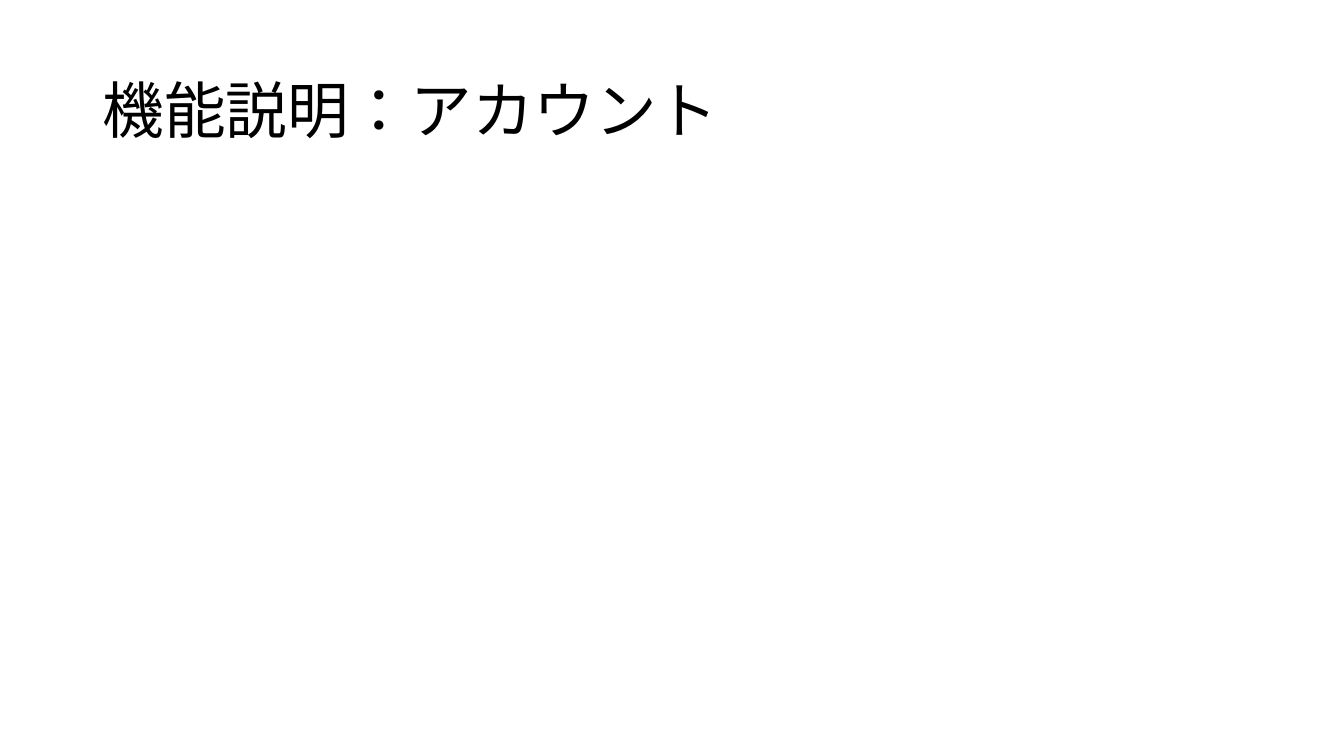
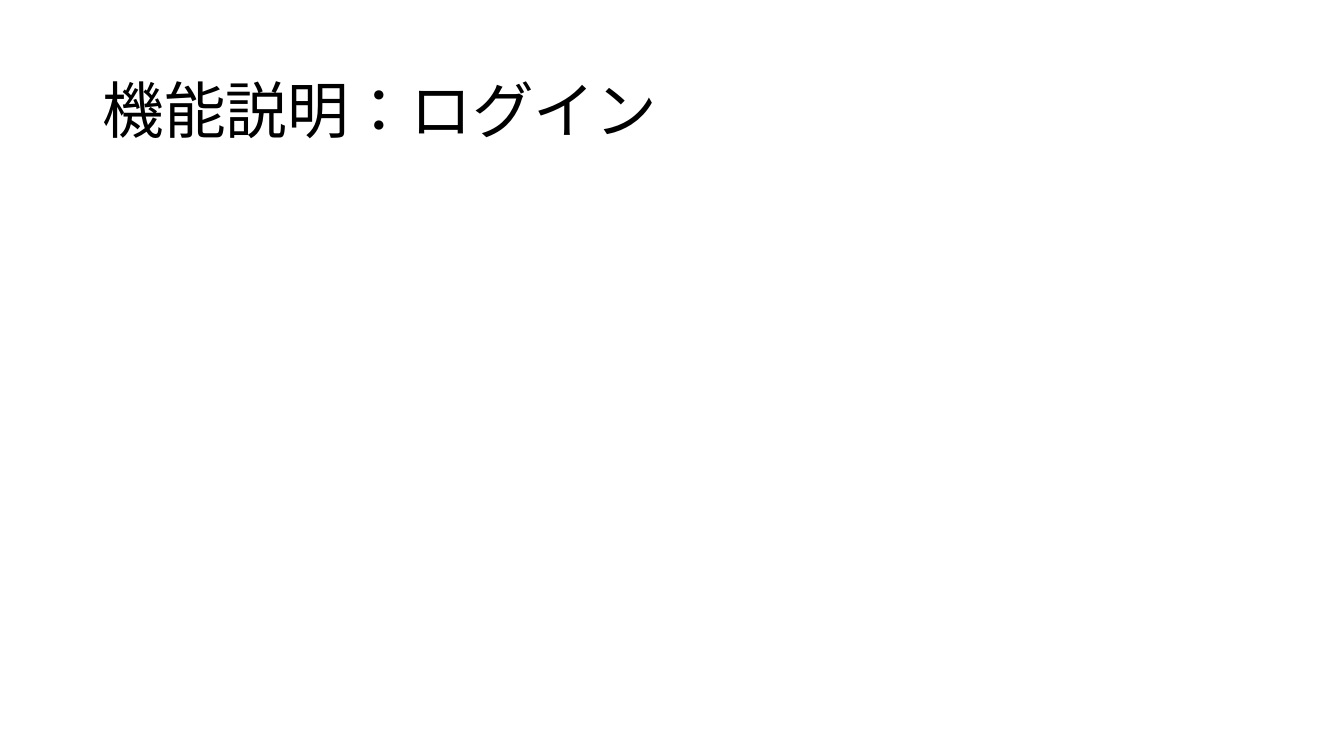
Before and after one commit to dojo2022/B-3, a slide deck: slide 3 of doc/B3炙りえんがわ_成果発表会資料.pptx. Drawn at 1344x756 pixels with LibreOffice and Linux fonts; fonts in the diff are those of the drawing. Boxes give left, top, right and bottom in pixels: in the first picture for what was removed or moved away, otherwise in the second. Text is boxed around its words. In the diff, an @@ line names an element or a change of style, - is before the commit and + after.

```diff
--- a/doc/B3炙りえんがわ_成果発表会資料.pptx
+++ b/doc/B3炙りえんがわ_成果発表会資料.pptx
@@ title at [102, 81, 656, 138]: text changed @@
-機能説明：アカウント
+機能説明：ログイン
```
Also in this commit, not shown: 1 other slide changed, 6 slides added, 1 slide removed.
